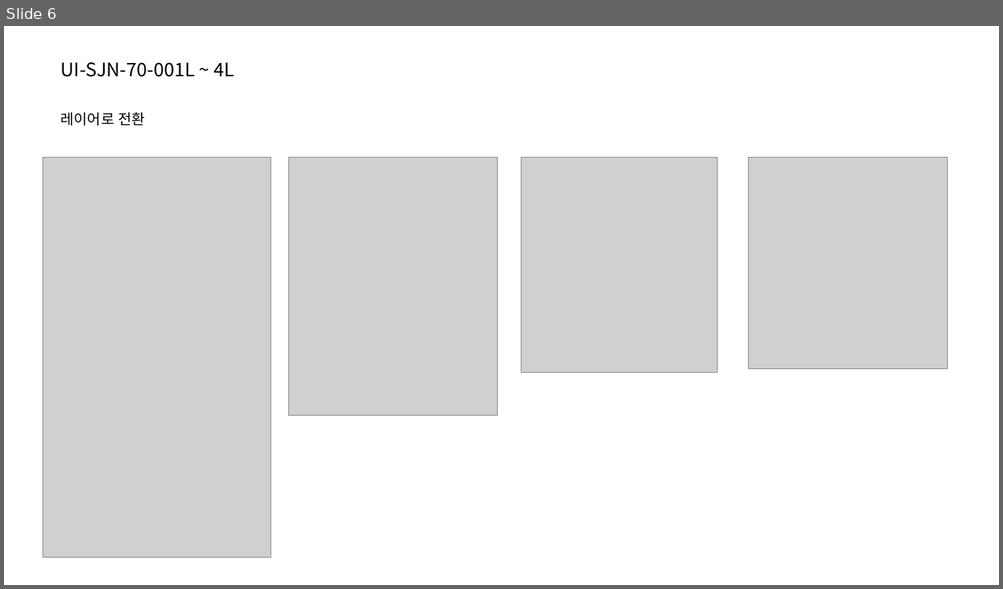
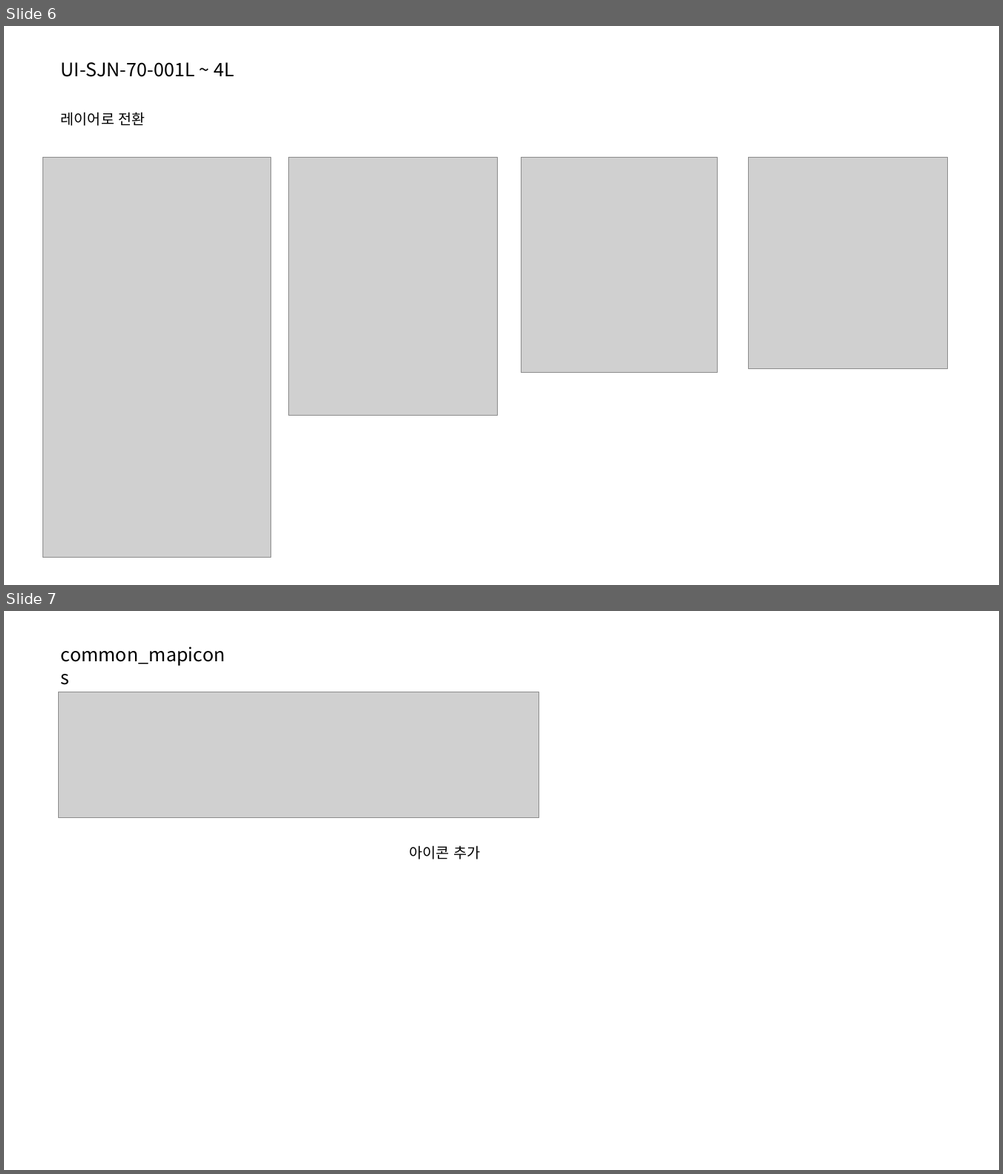
Before and after one commit to jeoungGyy/sejong, a slide deck: ppt/03-30.pptx. Shown one above the other, each under a label of ours: slide 6 before the commit, slides 6 and 7 after it. The pictures are 1003x589 and 1003x1174 pixels, drawn with LibreOffice and Linux fonts; fonts in the diff are those of the drawing; grey boxes stand for pictures. Boxes give left, top, right and bottom in pixels: in the first picture for what was removed or moved away, otherwise in the second. Text is boxed around its words. In the diff, an @@ line names an element or a change of style, - is before the commit and + after.

Commit message:
이미지 변경 및 추가

```diff
--- a/ppt/03-30.pptx
+++ b/ppt/03-30.pptx
@@ slide 7 added at bbox=[4, 611, 999, 1170], background #FFFFFF @@
@@ text added at bbox=[61, 647, 225, 666], 18 pt, text #000000 @@
+common_mapicons
@@ picture added at bbox=[59, 692, 539, 818] @@
@@ text added at bbox=[410, 846, 480, 860], 14 pt, text #000000 @@
+아이콘 추가
```
Also in this commit, not shown: 1 other slide added, 7 other files.
